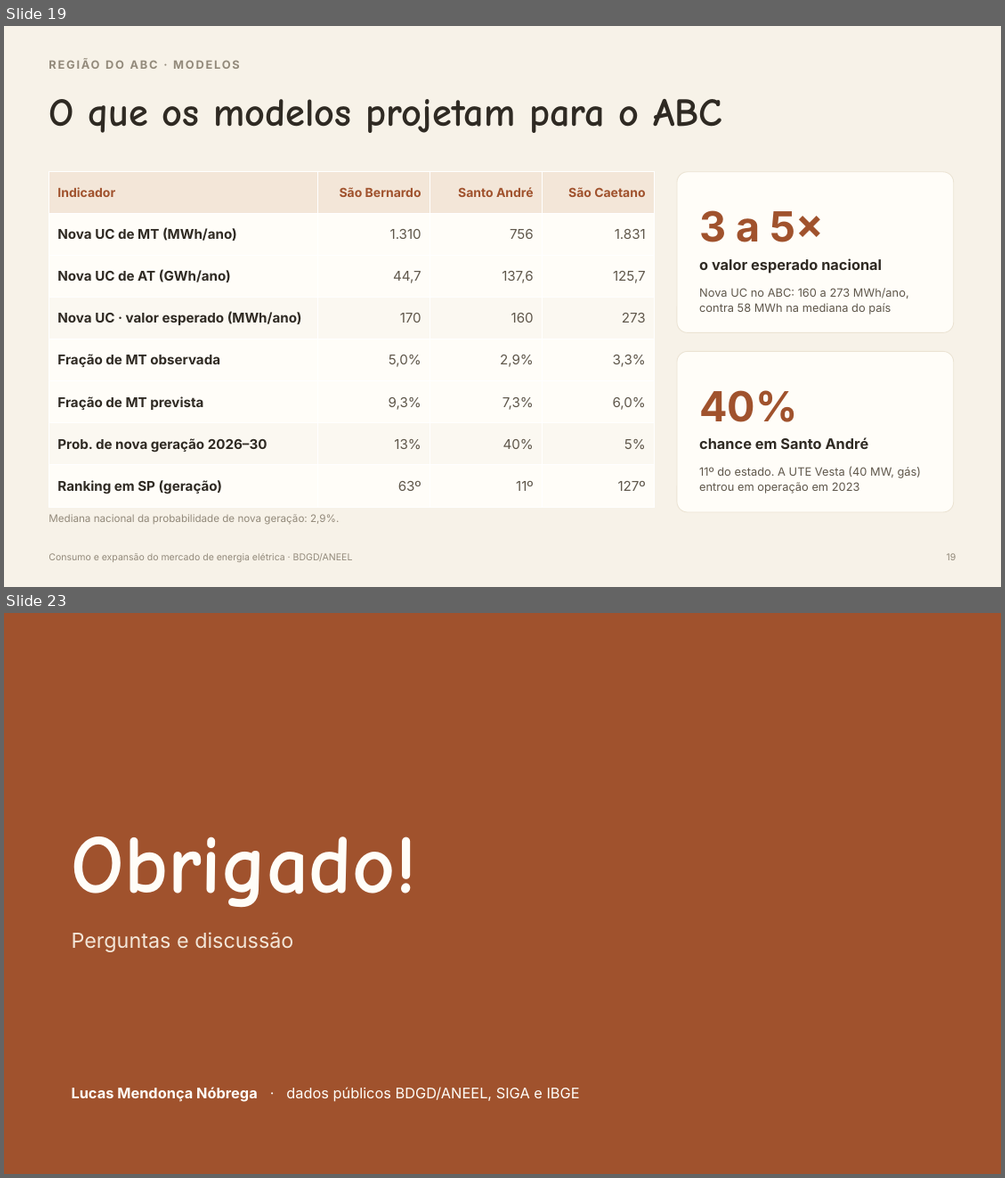
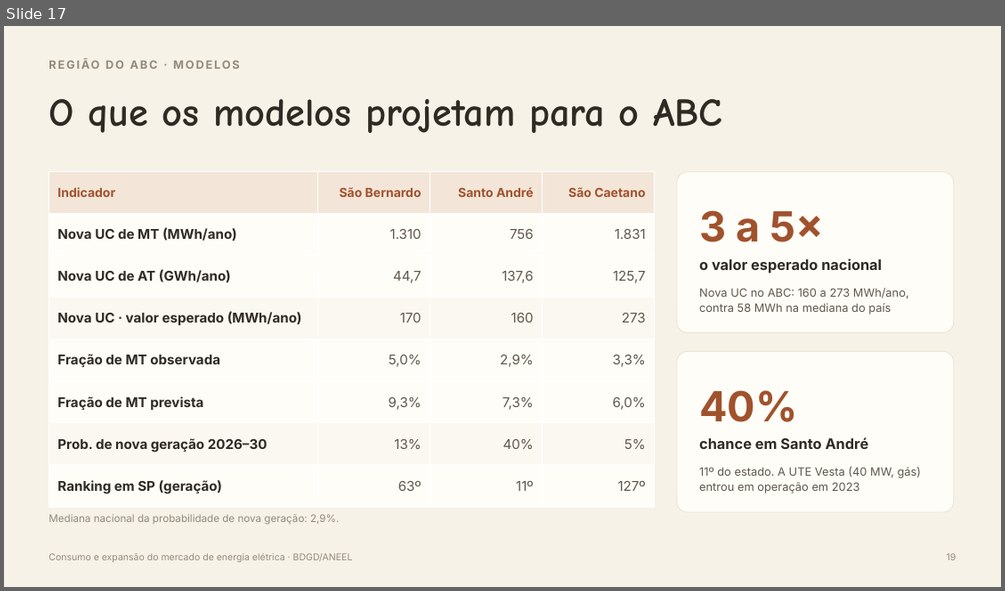
Before and after one commit to lucas-men-nobrega/TCC_projeto, a slide deck: apresentacao/Apresentacao_TCC_v2.pptx. Shown one above the other, each under a label of ours: slides 19 and 23 before the commit, slide 17 after it; the slides between them are not shown. The pictures are 1005x1178 and 1005x591 pixels, drawn with LibreOffice and Linux fonts; fonts in the diff are those of the drawing. Boxes give left, top, right and bottom in pixels: in the first picture for what was removed or moved away, otherwise in the second. Text is boxed around its words. In the diff, an @@ line names an element or a change of style, - is before the commit and + after.

```diff
--- a/apresentacao/Apresentacao_TCC_v2.pptx
+++ b/apresentacao/Apresentacao_TCC_v2.pptx
@@ slide 23 removed at [4, 613, 1001, 1174], background #A0522D @@
@@ text removed at [72, 836, 418, 908] @@
-Obrigado!
@@ text removed at [72, 932, 293, 952] @@
-Perguntas e discussão
@@ text removed at [72, 1086, 580, 1102] @@
-Lucas Mendonça Nóbrega · dados públicos BDGD/ANEEL, SIGA e IBGE
@@ what was slide 19 is now slide 17 @@
```
Also in this commit, not shown: 17 slides changed, 2 slides added, 2 other slides removed, 4 other files.
